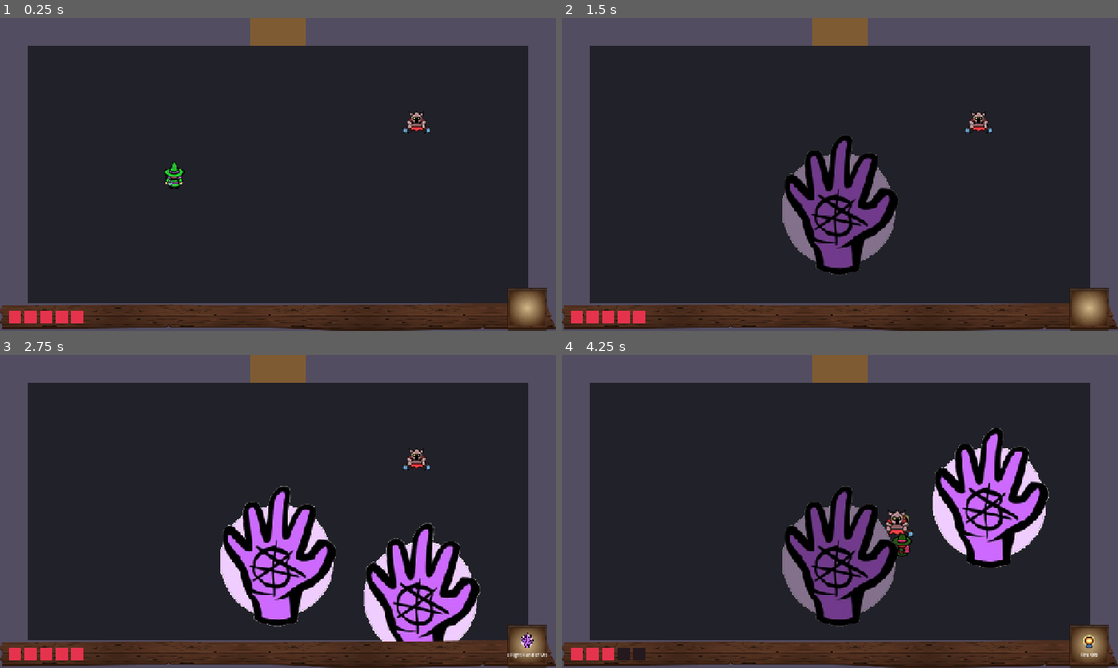
Above: before the commit, frames 1-4 (two rows, left to right).
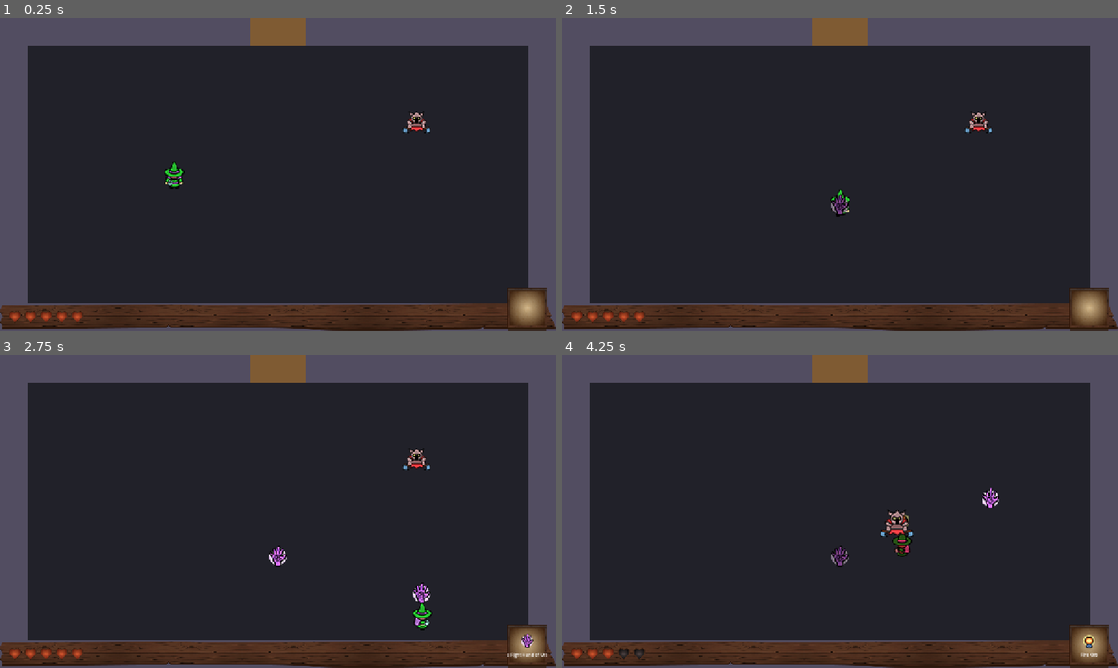
Above: after the commit, the same moments.

Repository: caiooliveira-tech/The-Bag-of-Holding
Game: Godot game, scene res://rooms/room_01.tscn
Two runs of this game, one before a commit and one after it. Both use one fixed random seed, a clock stepped at 60 frames per second and the inputs below.
Inputs:
- Up to frame 1 (0.25 s): no input
- Up to frame 2 (1.5 s): tap Enter at 0.5 s; hold D (move_right) 0.53-1.28 s; hold X (attack) 0.53-1.28 s; hold S (move_down) from 1.28 s (still down); tap X (attack) at 1.35 s
- Up to frame 3 (2.75 s): release S (move_down) at 2.03 s; hold D (move_right) from 2.03 s (still down); hold X (attack) from 2.03 s (still down); tap Space (dash) at 2.1 s
- Up to frame 4 (4.25 s): release D (move_right) at 2.78 s; release X (attack) at 2.78 s; hold W (move_up) 2.78-3.53 s; tap C (special) at 2.85 s; tap X (attack) at 3.05 s; hold A (move_left) from 3.53 s (still down); hold X (attack) from 3.53 s (still down)

The runs differ from the first frame. In frame 1, 0.4% of the frame differs, in the area x 1-15%, y 93-98%; in frame 2, 6.5%; in frame 3, 12%; in frame 4, 13%, in the area x 1-88%, y 23-98%.

Commit message:
HUD: real heart art (filled/empty) from Design
hud.gd now takes heart_filled_texture + heart_empty_texture (assigned in
hud.tscn from assets/ui/); each health point swaps filled->empty art, with
a tint fallback if only the filled texture is set and graybox squares if
neither. Includes item appearance AtlasTextures on both .tres (editor)
and scene uid normalization.

Co-Authored-By: Claude Fable 5 <noreply@anthropic.com>

Diff:
--- a/rooms/room_01.tscn
+++ b/rooms/room_01.tscn
@@ -1,7 +1,7 @@
-[gd_scene load_steps=9 format=3]
+[gd_scene format=3 uid="uid://blhxlvlf8ko6"]
 
-[ext_resource type="Script" path="res://rooms/room.gd" id="1"]
-[ext_resource type="PackedScene" path="res://entities/player/player.tscn" id="2"]
+[ext_resource type="Script" uid="uid://bj0vxeb2sppsx" path="res://rooms/room.gd" id="1"]
+[ext_resource type="PackedScene" uid="uid://buetenuvqyf1f" path="res://entities/player/player.tscn" id="2"]
 [ext_resource type="PackedScene" path="res://entities/enemies/enemy1.tscn" id="3"]
 [ext_resource type="PackedScene" path="res://rooms/door.tscn" id="4"]
 [ext_resource type="PackedScene" path="res://ui/hud.tscn" id="5"]
@@ -15,78 +15,77 @@
 [sub_resource type="RectangleShape2D" id="wall_vertical"]
 size = Vector2(32, 360)
 
-[node name="Room01" type="Node2D"]
+[node name="Room01" type="Node2D" unique_id=14787398]
 script = ExtResource("1")
 next_scene_path = "res://rooms/room_02.tscn"
 
-[node name="Floor" type="ColorRect" parent="."]
+[node name="Floor" type="ColorRect" parent="." unique_id=1309360284]
 offset_right = 640.0
 offset_bottom = 360.0
 color = Color(0.13, 0.13, 0.16, 1)
 
-[node name="WallTopLeftVisual" type="ColorRect" parent="."]
+[node name="WallTopLeftVisual" type="ColorRect" parent="." unique_id=2039580594]
 offset_right = 288.0
 offset_bottom = 32.0
 color = Color(0.32, 0.3, 0.38, 1)
 
-[node name="WallTopRightVisual" type="ColorRect" parent="."]
+[node name="WallTopRightVisual" type="ColorRect" parent="." unique_id=2072389850]
 offset_left = 352.0
 offset_right = 640.0
 offset_bottom = 32.0
 color = Color(0.32, 0.3, 0.38, 1)
 
-[node name="WallBottomVisual" type="ColorRect" parent="."]
+[node name="WallBottomVisual" type="ColorRect" parent="." unique_id=1968260545]
 offset_top = 328.0
 offset_right = 640.0
 offset_bottom = 360.0
 color = Color(0.32, 0.3, 0.38, 1)
 
-[node name="WallLeftVisual" type="ColorRect" parent="."]
+[node name="WallLeftVisual" type="ColorRect" parent="." unique_id=1282174459]
 offset_right = 32.0
 offset_bottom = 360.0
 color = Color(0.32, 0.3, 0.38, 1)
 
-[node name="WallRightVisual" type="ColorRect" parent="."]
+[node name="WallRightVisual" type="ColorRect" parent="." unique_id=2031480913]
 offset_left = 608.0
 offset_right = 640.0
 offset_bottom = 360.0
 color = Color(0.32, 0.3, 0.38, 1)
 
-[node name="Walls" type="StaticBody2D" parent="."]
-collision_layer = 1
+[node name="Walls" type="StaticBody2D" parent="." unique_id=1919635891]
 collision_mask = 0
 
-[node name="TopLeft" type="CollisionShape2D" parent="Walls"]
+[node name="TopLeft" type="CollisionShape2D" parent="Walls" unique_id=197566265]
 position = Vector2(144, 16)
 shape = SubResource("wall_top_segment")
 
-[node name="TopRight" type="CollisionShape2D" parent="Walls"]
+[node name="TopRight" type="CollisionShape2D" parent="Walls" unique_id=1704072379]
 position = Vector2(496, 16)
 shape = SubResource("wall_top_segment")
 
-[node name="Bottom" type="CollisionShape2D" parent="Walls"]
+[node name="Bottom" type="CollisionShape2D" parent="Walls" unique_id=402771316]
 position = Vector2(320, 344)
 shape = SubResource("wall_horizontal")
 
-[node name="Left" type="CollisionShape2D" parent="Walls"]
+[node name="Left" type="CollisionShape2D" parent="Walls" unique_id=732515695]
 position = Vector2(16, 180)
 shape = SubResource("wall_vertical")
 
-[node name="Right" type="CollisionShape2D" parent="Walls"]
+[node name="Right" type="CollisionShape2D" parent="Walls" unique_id=1198547629]
 position = Vector2(624, 180)
 shape = SubResource("wall_vertical")
 
-[node name="Door" parent="." instance=ExtResource("4")]
+[node name="Door" parent="." unique_id=1103989575 instance=ExtResource("4")]
 position = Vector2(320, 16)
 
-[node name="Camera2D" type="Camera2D" parent="."]
+[node name="Camera2D" type="Camera2D" parent="." unique_id=1531418230]
 position = Vector2(320, 180)
 zoom = Vector2(2, 2)
 
-[node name="Player" parent="." instance=ExtResource("2")]
+[node name="Player" parent="." unique_id=1523448403 instance=ExtResource("2")]
 position = Vector2(200, 180)
 
-[node name="Enemy" parent="." instance=ExtResource("3")]
+[node name="Enemy" parent="." unique_id=461426992 instance=ExtResource("3")]
 position = Vector2(480, 120)
 
-[node name="HUD" parent="." instance=ExtResource("5")]
+[node name="HUD" parent="." unique_id=30286408 instance=ExtResource("5")]
--- a/systems/magic_items/fire_orb.tres
+++ b/systems/magic_items/fire_orb.tres
@@ -1,9 +1,8 @@
-[gd_resource type="Resource" script_class="MagicItemResource" load_steps=6 format=3 uid="uid://e7oaq5gnytdj"]
+[gd_resource type="Resource" script_class="MagicItemResource" format=3 uid="uid://e7oaq5gnytdj"]
 
 [ext_resource type="Script" uid="uid://dlug5efsn6q0t" path="res://systems/magic_items/magic_item_resource.gd" id="1"]
 [ext_resource type="Texture2D" uid="uid://cgqbmw35qq01j" path="res://entities/SHEETS_SHOELACE_INIMIGOS_ITENS_PROJETIL.png" id="1_fqwp3"]
 [ext_resource type="Script" uid="uid://bi8ncdmaeoeks" path="res://systems/magic_items/effects/area_damage_effect.gd" id="2"]
-[ext_resource type="Texture2D" uid="uid://cktc1fqmafrcm" path="res://systems/magic_items/spritesheet.png" id="3"]
 
 [sub_resource type="AtlasTexture" id="AtlasTexture_7kjsx"]
 atlas = ExtResource("1_fqwp3")
@@ -12,10 +11,6 @@
 [sub_resource type="Resource" id="fire_orb_effect"]
 script = ExtResource("2")
 
-[sub_resource type="AtlasTexture" id="fire_orb_icon"]
-atlas = ExtResource("3")
-region = Rect2(0, 0, 200, 200)
-
 [resource]
 script = ExtResource("1")
 id = &"fire_orb"
--- a/systems/magic_items/right_hand_of_ursula.tres
+++ b/systems/magic_items/right_hand_of_ursula.tres
@@ -1,27 +1,21 @@
-[gd_resource type="Resource" script_class="MagicItemResource" load_steps=6 format=3 uid="uid://c8jooj113mk0w"]
+[gd_resource type="Resource" script_class="MagicItemResource" format=3 uid="uid://c8jooj113mk0w"]
 
 [ext_resource type="Script" uid="uid://dlug5efsn6q0t" path="res://systems/magic_items/magic_item_resource.gd" id="1"]
 [ext_resource type="Texture2D" uid="uid://cgqbmw35qq01j" path="res://entities/SHEETS_SHOELACE_INIMIGOS_ITENS_PROJETIL.png" id="1_5ebyn"]
 [ext_resource type="Script" uid="uid://mnl3k5k7j3g4" path="res://systems/magic_items/effects/freeze_area_effect.gd" id="2"]
-[ext_resource type="Texture2D" uid="uid://cktc1fqmafrcm" path="res://systems/magic_items/spritesheet.png" id="3"]
 
-[sub_resource type="AtlasTexture" id="AtlasTexture_64gc6"]
+[sub_resource type="AtlasTexture" id="AtlasTexture_htjg5"]
 atlas = ExtResource("1_5ebyn")
 region = Rect2(192, 32, 32, 32)
 
 [sub_resource type="Resource" id="ursula_effect"]
 script = ExtResource("2")
 
-[sub_resource type="AtlasTexture" id="ursula_icon"]
-atlas = ExtResource("3")
-region = Rect2(200, 0, 200, 200)
-
 [resource]
 script = ExtResource("1")
 id = &"right_hand_of_ursula"
 display_name = "The Right Hand of Ursula"
 graybox_color = Color(0.55, 0.85, 1, 1)
-appearance = SubResource("AtlasTexture_64gc6")
+appearance = SubResource("AtlasTexture_htjg5")
 activation_time_seconds = 4.0
-appearance = SubResource("ursula_icon")
 effect = SubResource("ursula_effect")
--- a/ui/hud.gd
+++ b/ui/hud.gd
@@ -9,9 +9,10 @@
 const HEART_FULL := Color(0.9, 0.2, 0.3)
 const HEART_EMPTY := Color(0.14, 0.1, 0.12)
 
-## Heart sprite from Design (applied to all 5 hearts); graybox squares until set.
-@export var heart_texture: Texture2D
-## Tint for lost hearts when heart_texture is set (full hearts render as authored).
+## Heart sprites from Design (applied to all 5 hearts); graybox squares until set.
+@export var heart_filled_texture: Texture2D
+@export var heart_empty_texture: Texture2D
+## Fallback tint for lost hearts if only the filled texture is assigned.
 @export var heart_empty_tint := Color(0.3, 0.3, 0.3, 0.8)
 
 var _player: Player
@@ -44,8 +45,8 @@
 	_slot_bg.visible = not _slot_frame_tex.visible
 	for heart in _hearts:
 		var tex := heart.get_node("Tex") as TextureRect
-		tex.texture = heart_texture
-		tex.visible = heart_texture != null
+		tex.texture = heart_filled_texture
+		tex.visible = heart_filled_texture != null
 
 
 func _refresh_hearts() -> void:
@@ -56,9 +57,18 @@
 	for i in _hearts.size():
 		var full := i < _player.health
 		var heart := _hearts[i] as ColorRect
-		if heart_texture != null:
+		if heart_filled_texture != null:
 			heart.color = Color(0, 0, 0, 0)
-			(heart.get_node("Tex") as TextureRect).modulate = Color.WHITE if full else heart_empty_tint
+			var tex := heart.get_node("Tex") as TextureRect
+			if full:
+				tex.texture = heart_filled_texture
+				tex.modulate = Color.WHITE
+			elif heart_empty_texture != null:
+				tex.texture = heart_empty_texture
+				tex.modulate = Color.WHITE
+			else:
+				tex.texture = heart_filled_texture
+				tex.modulate = heart_empty_tint
 		else:
 			heart.color = HEART_FULL if full else HEART_EMPTY
 
--- a/ui/hud.tscn
+++ b/ui/hud.tscn
@@ -1,11 +1,15 @@
-[gd_scene load_steps=4 format=3]
+[gd_scene load_steps=6 format=3]
 
 [ext_resource type="Script" path="res://ui/hud.gd" id="1"]
 [ext_resource type="Texture2D" uid="uid://lhhyepn0ntmk" path="res://assets/ui/wooden_bg.png" id="2"]
 [ext_resource type="Texture2D" uid="uid://cy2wad7ta1oom" path="res://assets/ui/item_container.png" id="3"]
+[ext_resource type="Texture2D" path="res://assets/ui/heart_filled.png" id="4"]
+[ext_resource type="Texture2D" path="res://assets/ui/heart_empty.png" id="5"]
 
 [node name="HUD" type="CanvasLayer"]
 script = ExtResource("1")
+heart_filled_texture = ExtResource("4")
+heart_empty_texture = ExtResource("5")
 
 [node name="Bar" type="Control" parent="."]
 anchor_top = 1.0
Binary file added: assets/ui/heart_empty.png
Not shown, added: assets/ui/heart_empty.png.import
Binary file added: assets/ui/heart_filled.png
Not shown, added: assets/ui/heart_filled.png.import
Not shown, added: build/index.apple-touch-icon.png.import
Not shown, added: build/index.icon.png.import
Not shown, added: build/index.png.import
Not shown, changed: docs/context/progress-tracker.md
